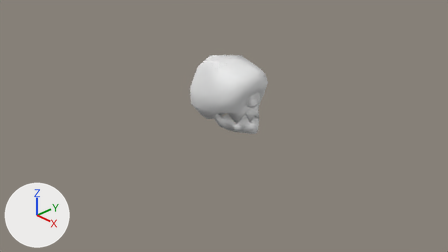
One commit to the Blender file BurningEmbersMain/BurningEmbers/Assets/Models/Skull.blend: the scene before it, then after it.
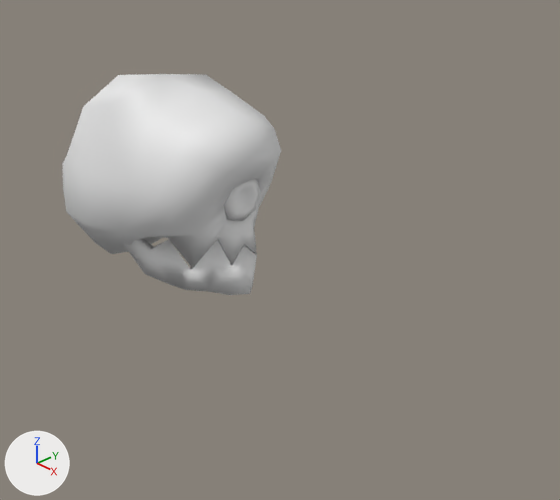
Each version appears first from the file's camera 'Camera', and next in a close-up on the part from 37% to 82% of the width and 11% to 82% of the height. Every picture has the same lights, and +X, +Y and +Z are marked at lower left.
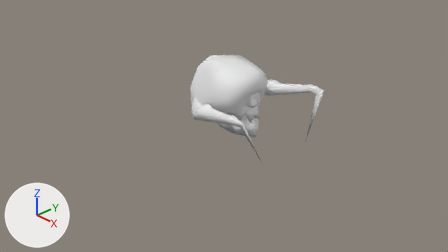
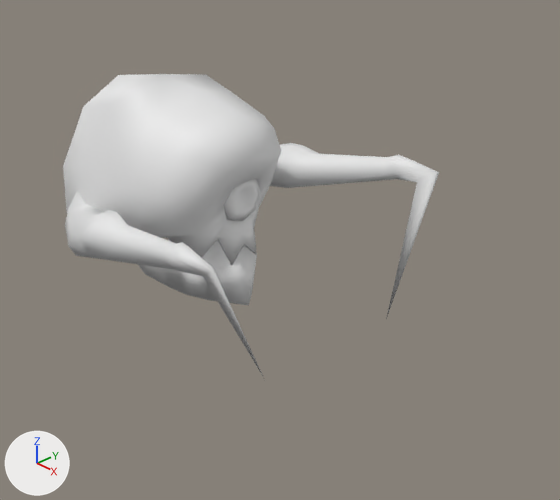
What differs and where, as boxes [x1, y1, x2, y2] in the close-ups (560 x 500 px; the box of a moved part takes in the faces that stretch with it):
'polySurface1', reshaped (71% wider, 37% taller)
    before: [62, 74, 281, 295]
    after: [63, 74, 439, 378]
part 1 of me_mesh, added
    after: [65, 191, 264, 378]
part 2 of me_mesh, added
    after: [270, 143, 439, 319]
part 3 of me_mesh, moved or reshaped (not visible afterwards)
    before: [62, 158, 66, 206]
part 4 of me_mesh, moved or reshaped
    before: [145, 239, 257, 295]
    after: [145, 239, 257, 305]

What changed in the scene script:
```text
Change me_mesh:
    used by ob_polysurface1; location = (0.0, 0.0, 0.0); rotation_euler = (1.571, 0.0, 1.571), in degrees (90, 0, 90); scale = (0.443, 0.443, 0.443)
    verts and faces of me_mesh; kept vertices keep their numbers, new ones are numbered from 220
    before: 43 (0.43, 0.26, 1.5), 44 (0.0, 0.21, 1.88) at pixel (250, 293), 47 (0.7, 0.27, 0.99), 60 (0.24, 0.21, 1.71) at pixel (252, 284), 65 (0.61, 0.24, 1.24)
    before: 66 (0.31, 0.32, 1.39), 88 (0.0, 0.23, 1.68), 170 (-0.43, 0.26, 1.5) at pixel (208, 291), 173 (-0.7, 0.27, 0.99) at pixel (168, 284), 183 (-0.24, 0.21, 1.71) at pixel (229, 294)
    before: 188 (-0.61, 0.24, 1.24) at pixel (186, 289), 189 (-0.31, 0.32, 1.39)
    remove me_mesh.from_pydata(...)  # 220 vertices, 210 faces; spans x -1.4..1.4, y 0.21..2.95, z -1.28..1.99
    add me_mesh.from_pydata(...)  # 350 vertices, 342 faces; spans x -2.26..2.26, y -0.1..2.95, z -1.31..3.32
    me_mesh part 1: a new loose piece of 65 vertices spanning x -2.26..-0.92, y -0.1..1.91, z -0.39..3.32
    me_mesh part 2: a new loose piece of 65 vertices spanning x 0.92..2.26, y -0.1..1.91, z -0.39..3.32
    me_mesh part 3
    19 vertices move from x -0.88..0.88, y 0.55..2.0, z -1.28..-0.59 to x -0.85..0.85, y 0.37..1.93, z -1.31..-0.47
    me_mesh part 4
    add for i in [47, 88, 173]: verts[i] += (0.0, -0.04, 0.0)
    add verts[43] = (0.43, 0.12, 1.49)  # moved
    add verts[170] = (-0.43, 0.12, 1.49)  # moved, pixel (207, 299)
    add verts[44] = (0.0, 0.03, 1.86)  # moved, pixel (248, 305)
    add verts[60] = (0.24, 0.08, 1.7)  # moved, pixel (252, 292)
    add verts[183] = (-0.24, 0.08, 1.7)  # moved, pixel (228, 302)
    add verts[65] = (0.61, 0.17, 1.24)  # moved
    add verts[188] = (-0.61, 0.17, 1.24)  # moved, pixel (185, 294)
    add verts[66] = (0.31, 0.29, 1.38)  # moved
    add verts[189] = (-0.31, 0.29, 1.38)  # moved
```
